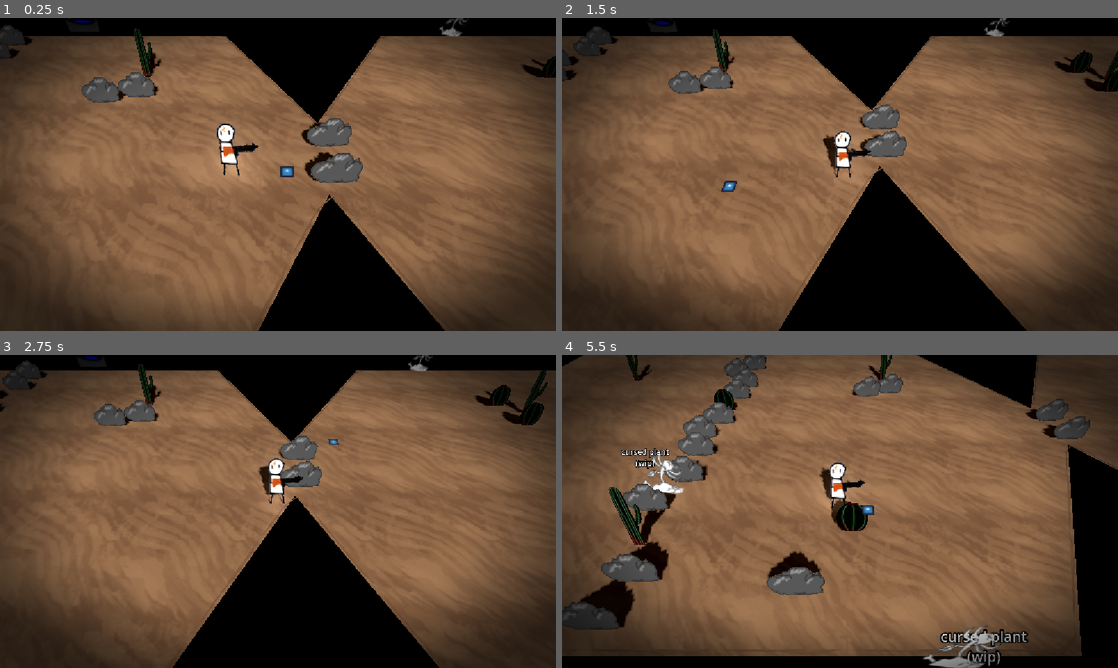
Above: before the commit, frames 1-4 (two rows, left to right).
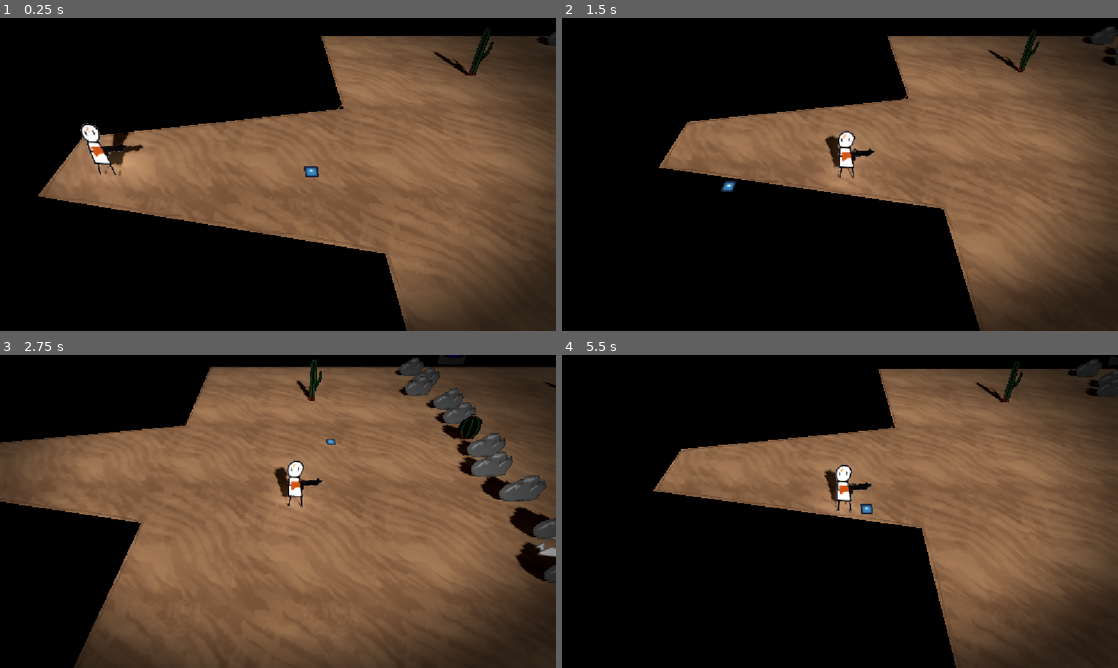
Above: after the commit, the same moments.

Repository: gmuGADIG/DEADSHOT
Game: Godot game, scene res://world/levels/desert_intro/level_desert_intro.tscn
Same seed, same stepped clock (60 frames per second), same inputs: the game is played once before the commit and once after it. This scene is started directly instead of the project's main scene. The engine's default icon, where the game draws it, is replaced by a stand-in: a white triangle on a blue panel in a dark square.
Inputs (mouse positions are in pixels of both pictures, inside the frame that each line leads up to):
- Up to frame 1 (0.25 s): no input
- Up to frame 2 (1.5 s): move the mouse to (962, 158) at 0.52 s; press the mouse at (962, 158) at 0.53 s; hold D (move_right) 0.53-1.28 s; move the mouse to (728, 190) at 1.27 s; release the mouse at (728, 190) at 1.28 s; hold S (move_down) from 1.28 s (still down); tap E (interact) at 1.35 s
- Up to frame 3 (2.75 s): move the mouse to (333, 442) at 2.02 s; release S (move_down) at 2.03 s; hold D (move_right) from 2.03 s (still down); tap Space (roll) at 2.1 s
- Up to frame 4 (5.5 s): move the mouse to (812, 574) at 2.77 s; release D (move_right) at 2.78 s; hold W (move_up) 2.78-3.53 s; right-click (812, 574) at 2.85 s; move the mouse to (1006, 558) at 3.52 s; press the mouse at (1006, 558) at 3.53 s; hold A (move_left) 3.53-5.03 s; move the mouse to (673, 464) at 4.27 s; release the mouse at (673, 464) at 4.28 s; tap E (interact) at 4.35 s; move the mouse to (867, 511) at 5.02 s; hold S (move_down) from 5.03 s (still down); tap Space (roll) at 5.1 s

The runs differ from the first frame. In frame 1, 44% of the frame differs, in the area x 0-100%, y 0-100%; in frame 2, 44%; in frame 3, 42%; in frame 4, 63%.

Commit message:
Update level_desert_intro.tscn
Zoomed out encounters from 1.2 to 1.3

Diff:
--- a/world/levels/desert_intro/level_desert_intro.tscn
+++ b/world/levels/desert_intro/level_desert_intro.tscn
@@ -142,7 +142,7 @@
 target_entry_point = "Left"
 
 [node name="Player" parent="." index="5"]
-transform = Transform3D(1, 0, 0, 0, 1, 0, 0, 0, 1, -16.067848, 0, 3.723072)
+transform = Transform3D(1, 0, 0, 0, 1, 0, 0, 0, 1, -58.703968, 0, 3.723072)
 
 [node name="Decorations" type="Node" parent="." index="6"]
 
@@ -169,6 +169,7 @@
 
 [node name="Encounter" parent="." index="10" instance=ExtResource("10_hfrtt")]
 transform = Transform3D(1, 0, 0, 0, 1, 0, 0, 0, 1, -31.931274, 0, 7.9214277)
+camera_zoom = 1.3
 
 [node name="EncounterShape" type="CollisionShape3D" parent="Encounter" index="1"]
 transform = Transform3D(1, 0, 0, 0, 1, 0, 0, 0, 1, 0, 0, -6.005599)
@@ -182,6 +183,7 @@
 
 [node name="Encounter2" parent="." index="11" instance=ExtResource("10_hfrtt")]
 transform = Transform3D(1, 0, 0, 0, 1, 0, 0, 0, 1, 5.5439053, 0, 7.6797676)
+camera_zoom = 1.3
 
 [node name="EncounterShape" type="CollisionShape3D" parent="Encounter2" index="1"]
 transform = Transform3D(1, 0, 0, 0, 1, 0, 0, 0, 1, -4.340645, 0, 0.0406456)
